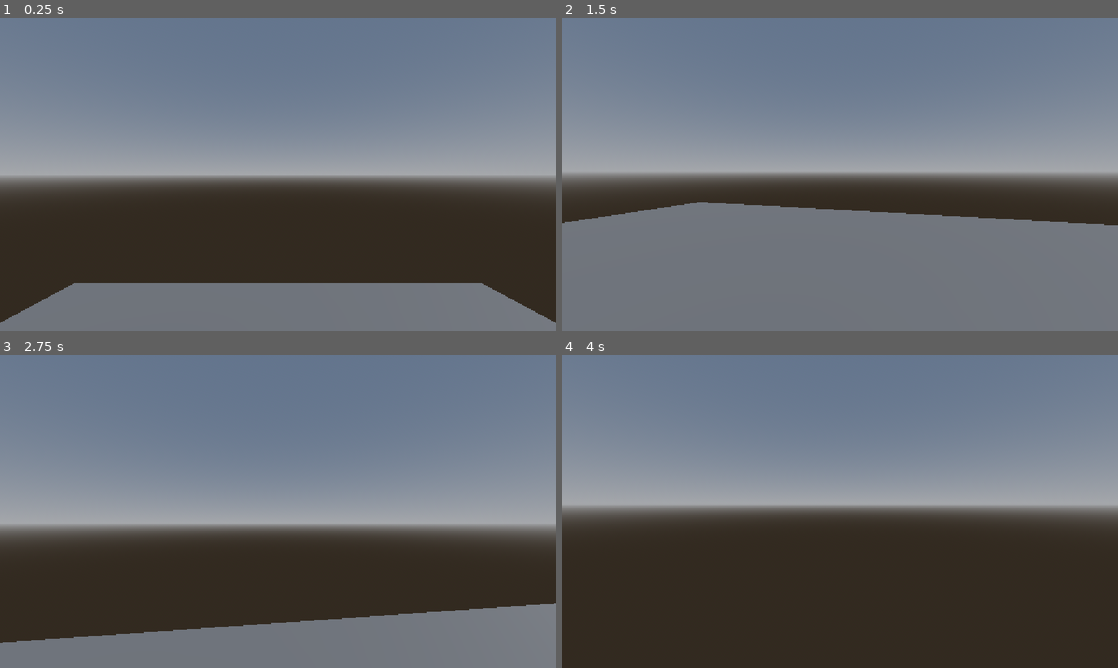
Above: before the commit, frames 1-4 (two rows, left to right).
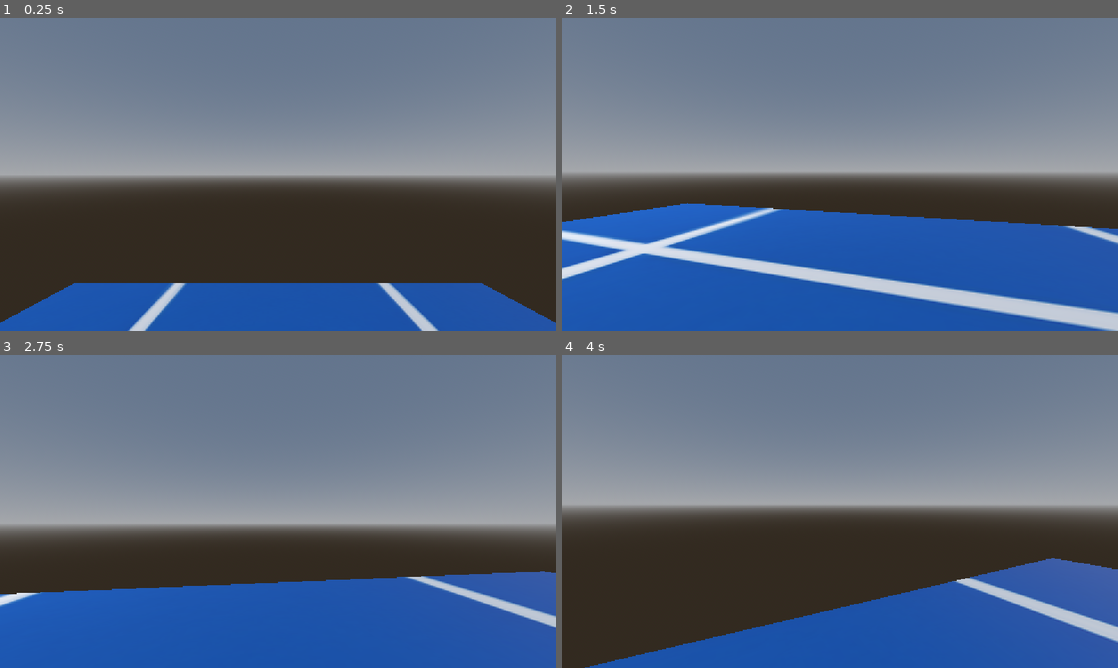
Above: after the commit, the same moments.

Repository: Eli-J-dK/HORRORGAME
Game: Godot game, scene res://main.tscn
The game is run twice, just before and just after one commit, with the same random seed, the same clock (stepped at 60 frames per second) and the same inputs.
Inputs (mouse positions are in pixels of both pictures, inside the frame that each line leads up to):
- Up to frame 1 (0.25 s): no input
- Up to frame 2 (1.5 s): move the mouse to (867, 174) at 0.52 s; hold W (move_forward) from 0.53 s (still down); tap Space (jump) at 0.77 s; move the mouse to (812, 174) at 1.27 s
- Up to frame 3 (2.75 s): keep holding W (move_forward); tap Space (jump) at 1.52 s; move the mouse to (289, 505) at 2.02 s
- Up to frame 4 (4 s): keep holding W (move_forward); move the mouse to (834, 517) at 2.77 s; tap Space (jump) at 3.02, 3.77 s; move the mouse to (878, 514) at 3.52 s

The runs differ from the first frame. In frame 1, 14% of the frame differs, in the area x 0-100%, y 84-100%; in frame 2, 38%, in the area x 0-100%, y 58-100%; in frame 3, 27%; in frame 4, 19%.

Commit message:
changed in air speed

Diff:
--- a/main.tscn
+++ b/main.tscn
@@ -1,5 +1,6 @@
 [gd_scene format=3 uid="uid://djr0twq64gjqx"]
 
+[ext_resource type="Texture2D" uid="uid://b6xkvmj8g47hr" path="res://FLoor texture.png" id="1_0xm2m"]
 [ext_resource type="PackedScene" uid="uid://uhdo8vnhim6o" path="res://player.tscn" id="1_ig7tw"]
 
 [sub_resource type="PhysicsMaterial" id="PhysicsMaterial_scsml"]
@@ -7,7 +8,13 @@
 [sub_resource type="BoxShape3D" id="BoxShape3D_b1pf8"]
 size = Vector3(25, 2, 25)
 
+[sub_resource type="StandardMaterial3D" id="StandardMaterial3D_h2yge"]
+albedo_texture = ExtResource("1_0xm2m")
+clearcoat_enabled = true
+clearcoat = 0.5
+
 [sub_resource type="BoxMesh" id="BoxMesh_b1pf8"]
+material = SubResource("StandardMaterial3D_h2yge")
 size = Vector3(25, 2, 25)
 
 [sub_resource type="ProceduralSkyMaterial" id="ProceduralSkyMaterial_scsml"]
--- a/player_movement.gd
+++ b/player_movement.gd
@@ -21,6 +21,9 @@
 		if is_on_floor():
 			velocity.x = direction.x * SPEED
 			velocity.z = direction.z * SPEED
+		else:
+			velocity.x = move_toward(velocity.x , direction.x * SPEED * 0.3 , SPEED)
+			velocity.z = move_toward(velocity.z , direction.z * SPEED * 0.3 , SPEED)
 	else:
 		velocity.x = move_toward(velocity.x , 0 , SPEED)
 		velocity.z = move_toward(velocity.z , 0 , SPEED)
Binary file added: FLoor texture.png
Not shown, added: FLoor texture.png.import
